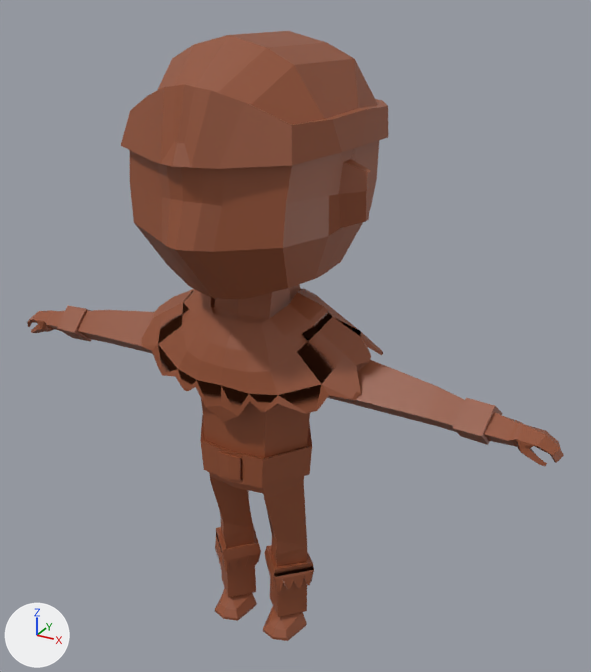
The glTF model src/assets/models/characters/sm_barbarian_base_01.glb as it was, and as the next commit left it.
Camera for both pictures: a 50 mm lens placed at (0.97, -1.533, 1.668), pointed at (0.069, 0.106, 0.848). Every picture has the same lights, and +X, +Y and +Z are marked at lower left. The first picture is the older version. Where no turn or scale is listed for an object, it has been applied to the vertices.

The older version as bpy lines, for what is in view:
```python
me_cube = bpy.data.meshes.new('Cube')
me_cube.from_pydata(...)  # 914 vertices, 1668 faces; spans x -0.75..0.75, y -0.27..0.34, z 0.0..1.56
me_cube.materials.append(mat_material)
ob_cube = bpy.data.objects.new('Cube', me_cube)
ob_cube.location = (0.0, 0.0, 0.0)
```
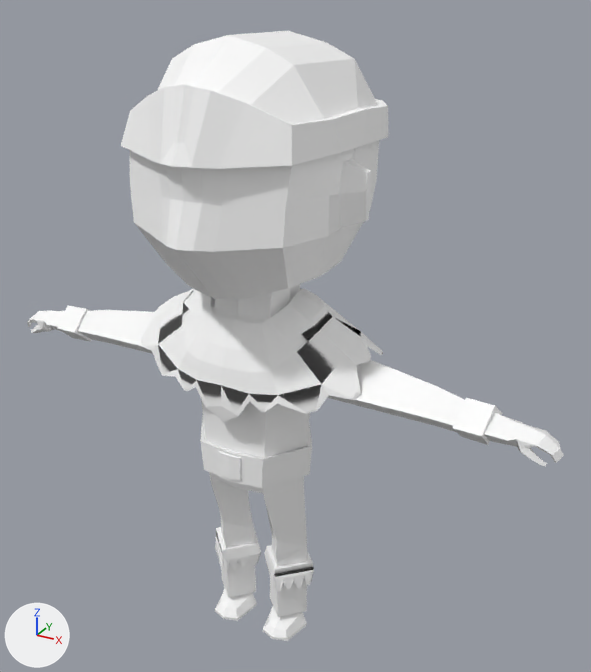
Where the newer file only moved an object's origin or applied its transform, the numbers keep the older frame.

Edits to the bpy script that builds the scene:
```text
Add mat_defaultmaterial:
    mat_defaultmaterial = bpy.data.materials.new('DefaultMaterial')
    mat_defaultmaterial.use_nodes = True; mat_defaultmaterial.node_tree.nodes.clear()
    _N = mat_defaultmaterial.node_tree.nodes; _L = mat_defaultmaterial.node_tree.links
    n0 = _N.new('ShaderNodeOutputMaterial'); n0.name = 'Material Output'
    n1 = _N.new('ShaderNodeBsdfPrincipled'); n1.name = 'Principled BSDF'
    n2 = _N.new('ShaderNodeVertexColor'); n2.name = 'Color Attribute'
    _L.new(n1.outputs[0], n0.inputs[0])  # 'BSDF' to 'Surface'
    _L.new(n2.outputs[0], n1.inputs[0])  # 'Color' to 'Base Color'
Change me_cube:
    where me_cube.from_pydata(...)  # 914 vertices, 1668 faces; spans x -0.75..0.75, y -0.27..0.34, z 0.0..1.56
    remove me_cube.materials.append(mat_material)
    add me_cube.materials.append(mat_defaultmaterial)
```

Boxes [x1, y1, x2, y2] around the edits, measured in the pictures (591 x 672 px):
'Cube', recoloured (brown to white): [27, 31, 564, 641] in both
